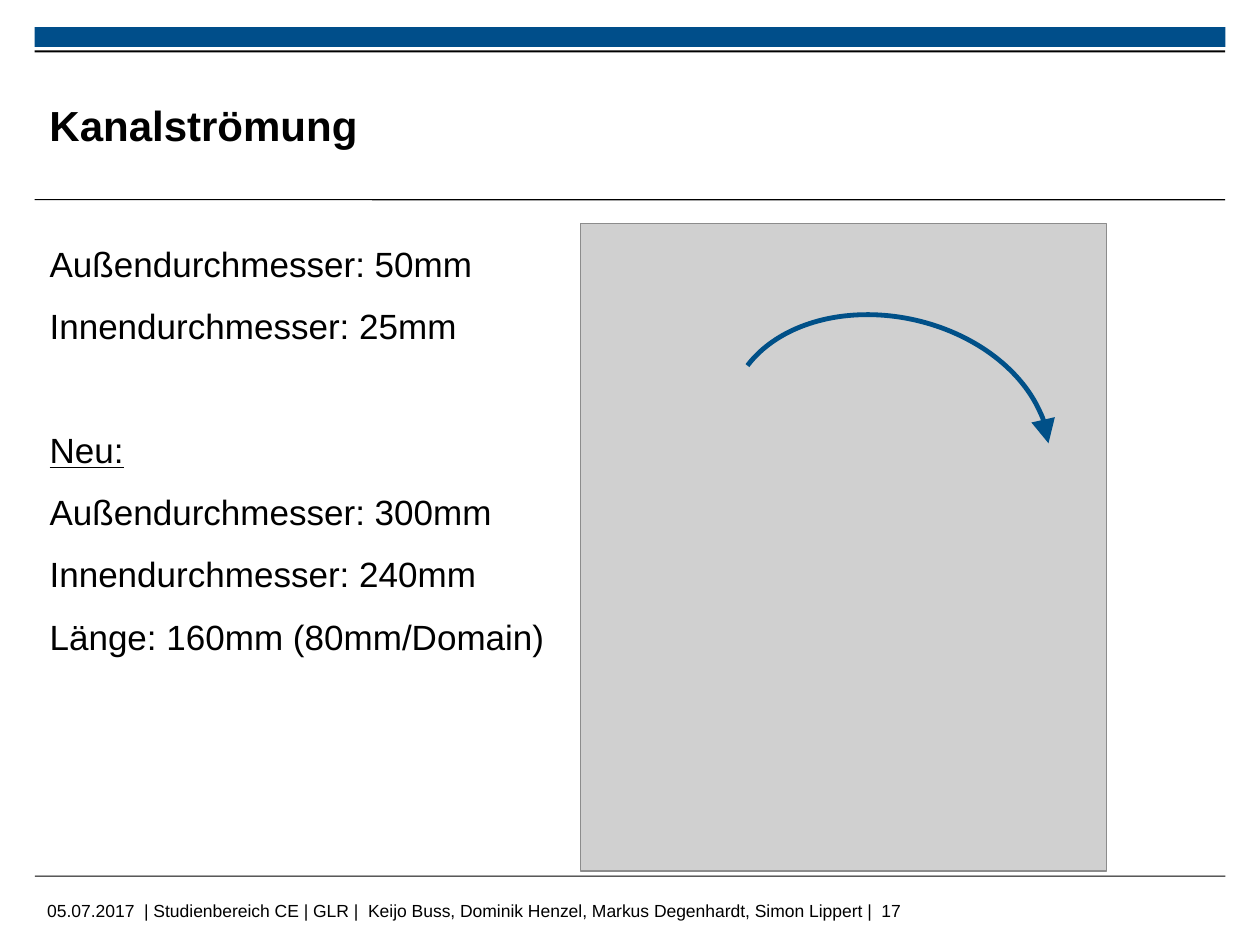
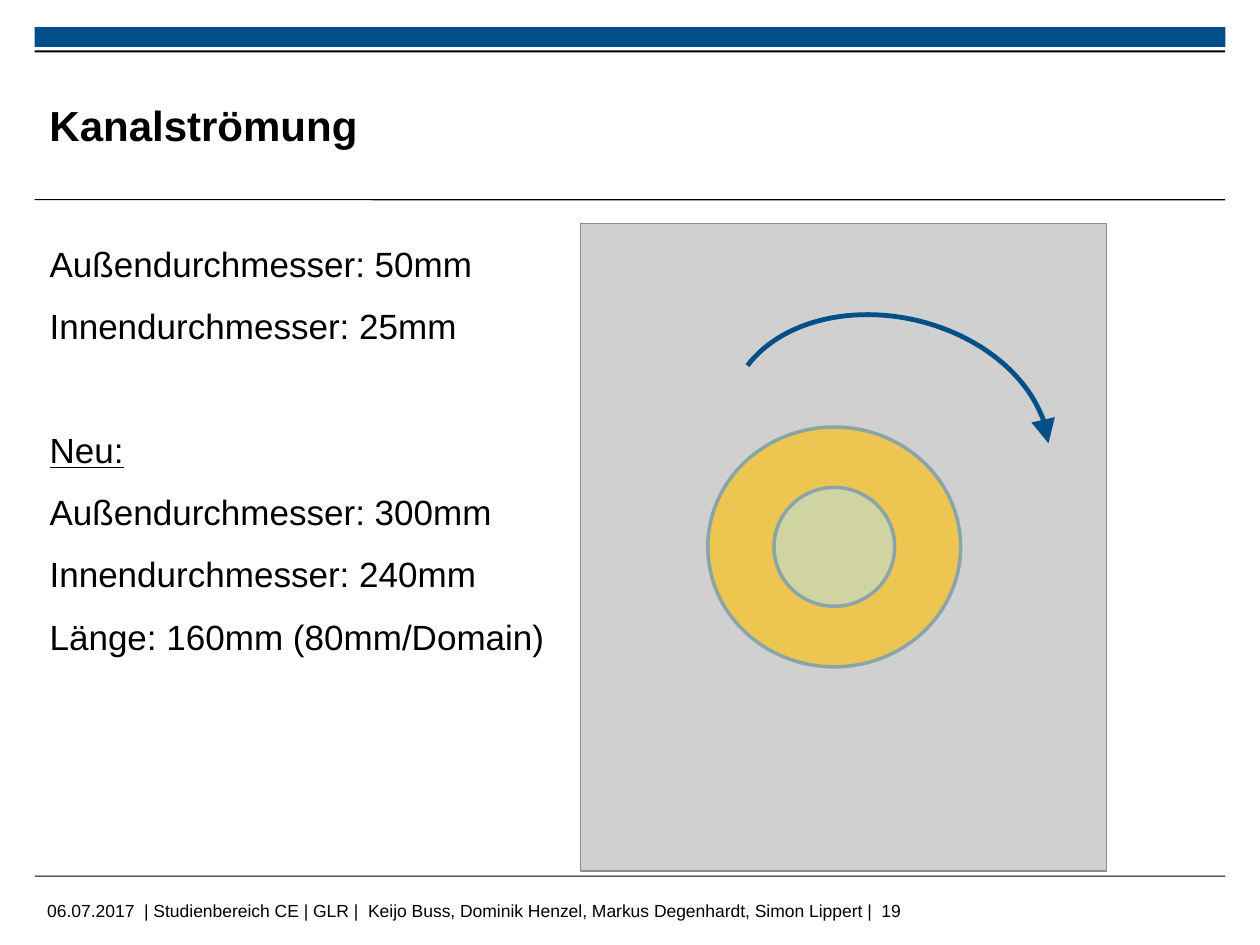
Before and after one commit to MDegenhardt/AusarbeitungADP, a slide deck: slide 19 of Präsentation/Abschluss_Präsentation_Keijo.pptx (slide 17 before the commit). Drawn at 1260x945 pixels with LibreOffice and Linux fonts; fonts in the diff are those of the drawing; grey boxes stand for pictures; background and template pictures are left out. Boxes give left, top, right and bottom in pixels: in the first picture for what was removed or moved away, otherwise in the second. Text is boxed around its words. In the diff, an @@ line names an element or a change of style, - is before the commit and + after.

```diff
--- a/Präsentation/Abschluss_Präsentation_Keijo.pptx
+++ b/Präsentation/Abschluss_Präsentation_Keijo.pptx
@@ ellipse added at <box>708,427,961,667</box>, fill #FFC000 at 61% opacity, outline #8AA6A8 2 pt @@
@@ ellipse added at <box>774,488,895,606</box>, fill #BBE0E3 at 56% opacity, outline #8AA6A8 2 pt @@
@@ text at <box>47,904,900,921</box>: text changed @@
-05.07.2017 | Studienbereich CE | GLR | Keijo Buss, Dominik Henzel, Markus Degenhardt, Simon Lippert | 17
+06.07.2017 | Studienbereich CE | GLR | Keijo Buss, Dominik Henzel, Markus Degenhardt, Simon Lippert | 19
```
Also in this commit, not shown: 4 other slides changed, 2 slides added.
